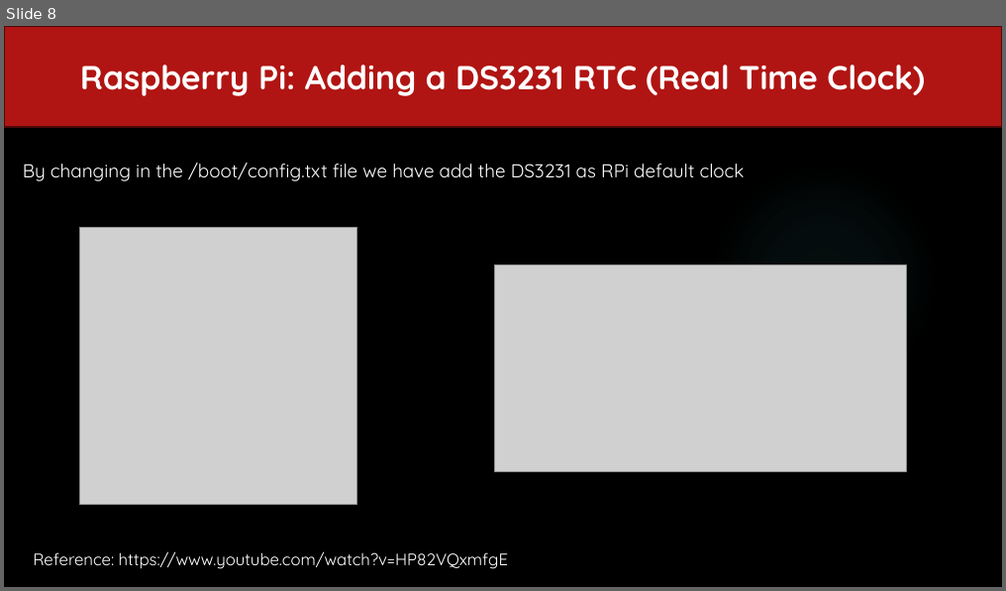
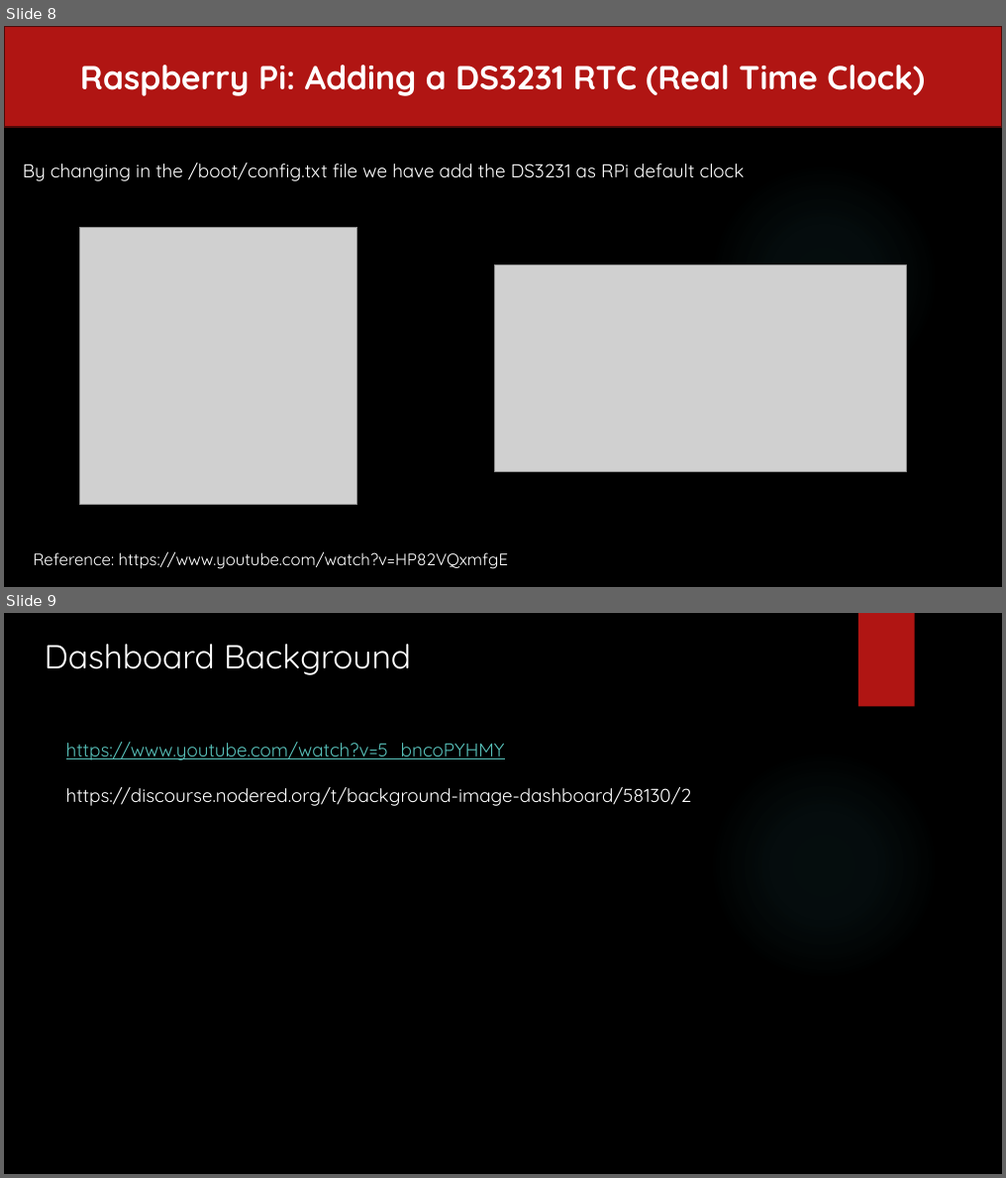
Before and after one commit to hbadshahp/iotlearning, a slide deck: weekly.pptx. Shown one above the other, each under a label of ours: slide 8 before the commit, slides 8 and 9 after it. The pictures are 1006x591 and 1006x1178 pixels, drawn with LibreOffice and Linux fonts; fonts in the diff are those of the drawing; grey boxes stand for pictures; background and template pictures are left out. Boxes give left, top, right and bottom in pixels: in the first picture for what was removed or moved away, otherwise in the second. Text is boxed around its words. In the diff, an @@ line names an element or a change of style, - is before the commit and + after.

```diff
--- a/weekly.pptx
+++ b/weekly.pptx
@@ slide 9 added at (x1=4, y1=613, x2=1002, y2=1174), background picture (left out); not listed: 2 template elements that a slide beside it also shows @@
@@ text added at (x1=45, y1=644, x2=411, y2=675), 32 pt, text #FFFFFF @@
+Dashboard Background
@@ text added at (x1=66, y1=742, x2=692, y2=806), 18 pt, text #FFFFFF @@
+https://www.youtube.com/watch?v=5_bncoPYHMY
+https://discourse.nodered.org/t/background-image-dashboard/58130/2
```
Also in this commit, not shown: 44 other files.
